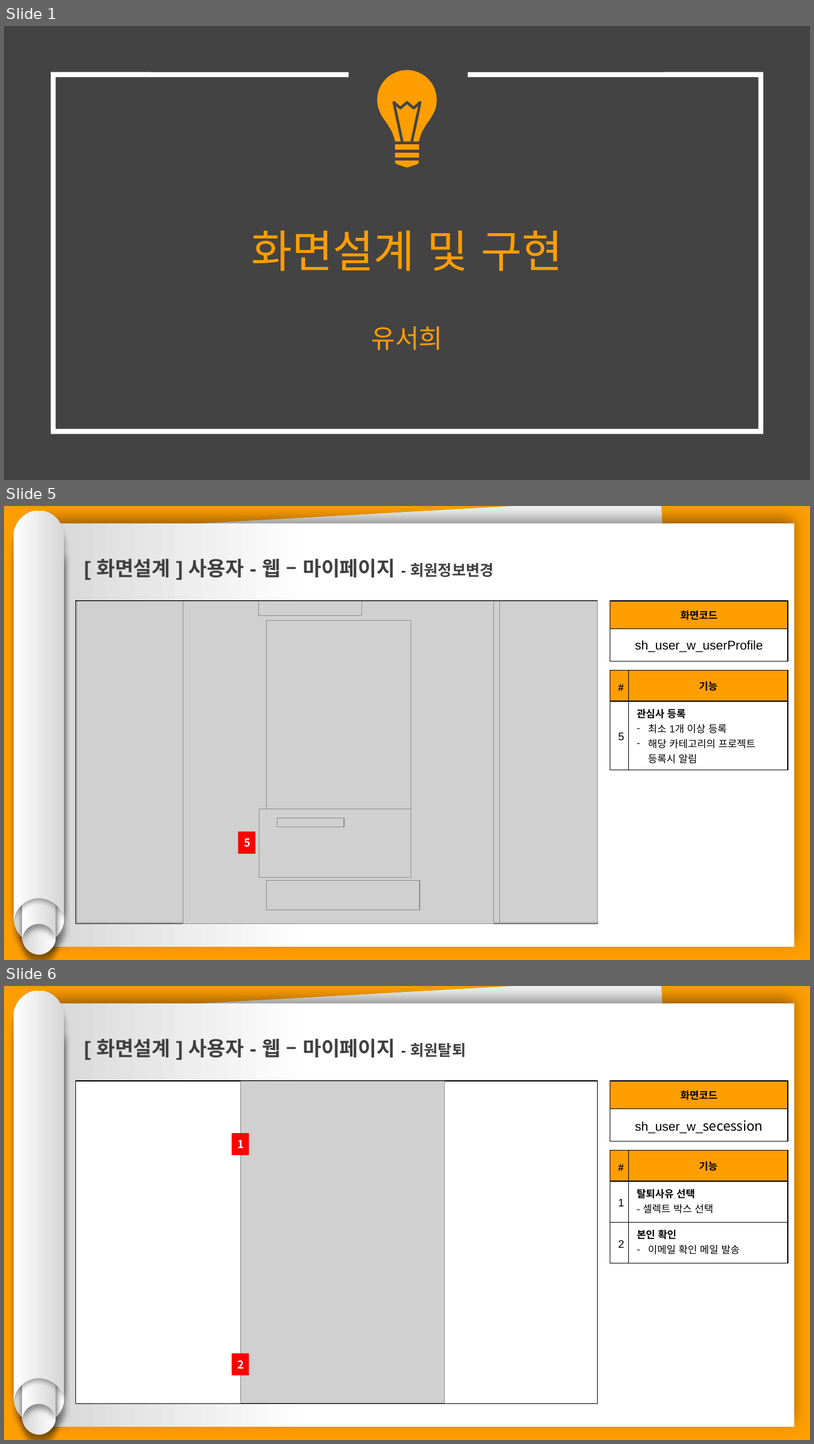
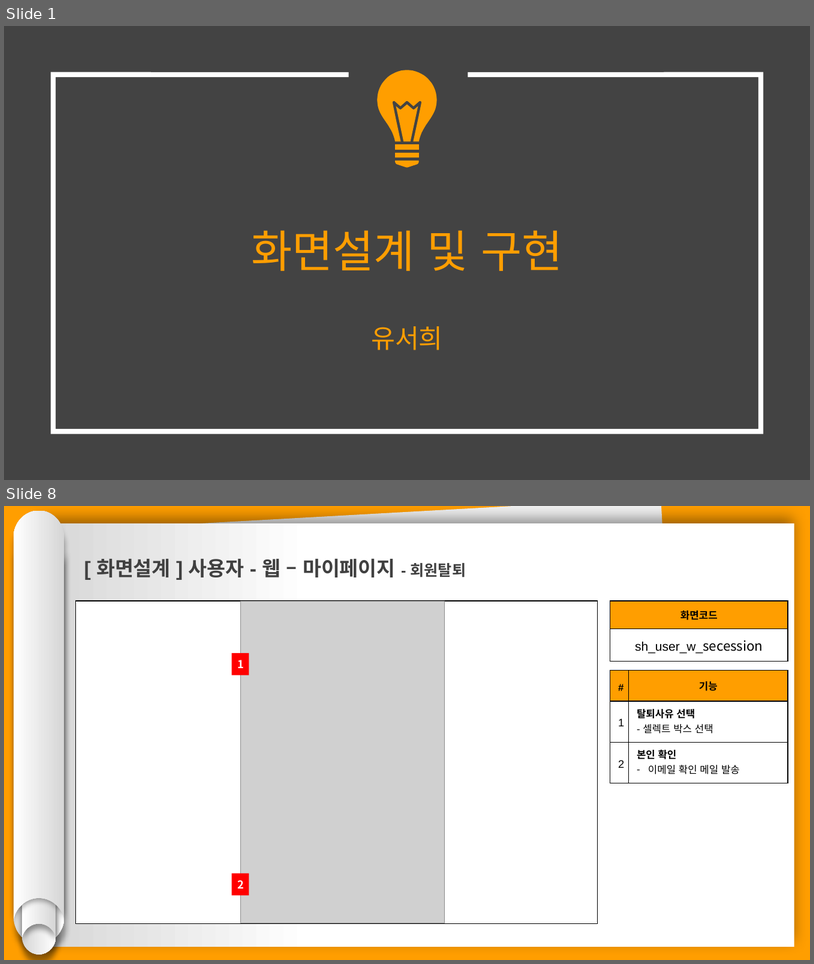
Before and after one commit to hhsw07/ezen-academy-projects, a slide deck: 0 발표용 파워포인트/project06 - 파워포인트 종합 - 서희.pptx. Shown one above the other, each under a label of ours: slides 1, 5 and 6 before the commit, slides 1 and 8 after it; the slides between them are not shown. The pictures are 814x1444 and 814x964 pixels, drawn with LibreOffice and Linux fonts; fonts in the diff are those of the drawing; grey boxes stand for pictures. Boxes give left, top, right and bottom in pixels: in the first picture for what was removed or moved away, otherwise in the second. Text is boxed around its words. In the diff, an @@ line names an element or a change of style, - is before the commit and + after.

```diff
--- a/0 발표용 파워포인트/project06 - 파워포인트 종합 - 서희.pptx
+++ b/0 발표용 파워포인트/project06 - 파워포인트 종합 - 서희.pptx
@@ slide 5 removed at (4, 506, 810, 960), background #FF9E00 @@
@@ group removed at (14, 511, 65, 954): 4 freeform shapes @@
@@ rectangle removed at (39, 523, 795, 946) @@
@@ rectangle removed at (48, 506, 684, 943) @@
@@ text removed at (96, 559, 494, 577) @@
-[ 화면설계 ] 사용자 - 웹 – 마이페이지 - 회원정보변경
@@ rectangle removed at (75, 601, 597, 924) @@
@@ picture removed at (77, 601, 217, 922) @@
@@ picture removed at (183, 601, 494, 924) @@
@@ picture removed at (258, 601, 362, 616) @@
@@ picture removed at (454, 601, 598, 923) @@
@@ picture removed at (500, 601, 598, 923) @@
@@ table removed at (611, 601, 789, 661), 2 rows, 1 columns @@
-화면코드
-sh_user_w_userProfile
@@ picture removed at (267, 621, 412, 809) @@
@@ table removed at (611, 670, 789, 770), 2 rows, 2 columns @@
-# | 기능
-5 | 관심사 등록 / 최소 1개 이상 등록 / 해당 카테고리의 프로젝트 등록시 알림
@@ picture removed at (260, 809, 412, 877) @@
@@ picture removed at (278, 817, 344, 826) @@
@@ rectangle removed at (238, 831, 255, 854) @@
-5
@@ picture removed at (267, 880, 420, 910) @@
@@ what was slide 6 is now slide 8 @@
```
Also in this commit, not shown: 6 slides changed, 3 slides added.
